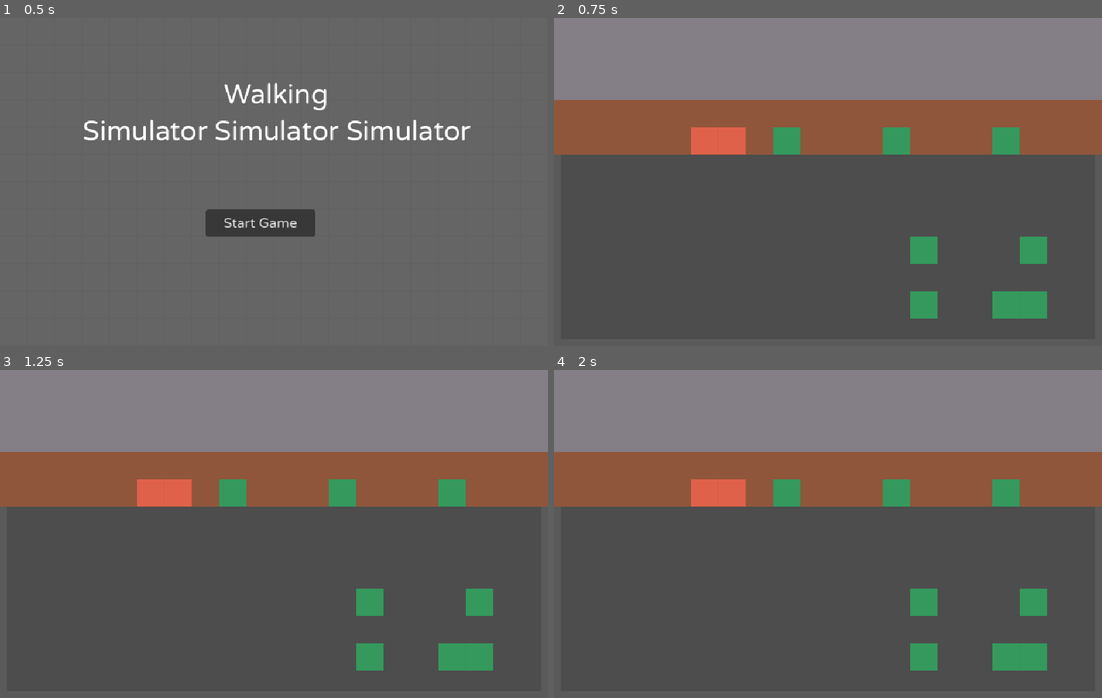
Above: before the commit, frames 1-4 (two rows, left to right).
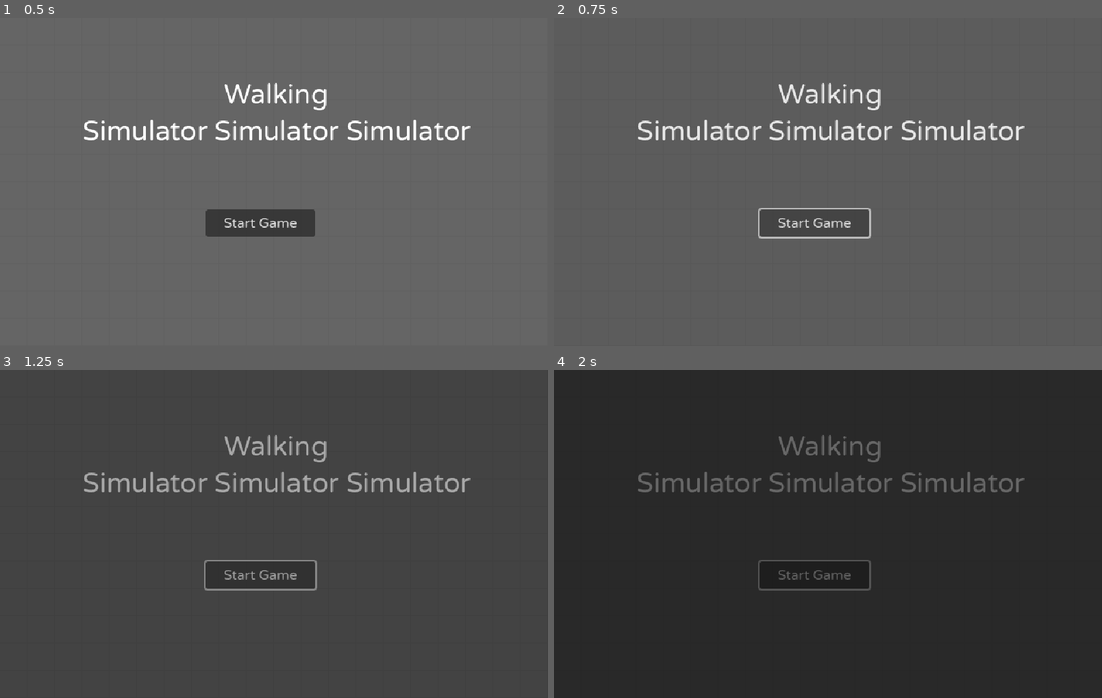
Above: after the commit, the same moments.

Repository: strawstack/MinnHax2023
Game: Godot game, scene res://main_menu.tscn
The game is run twice, just before and just after one commit, with the same random seed, the same clock (stepped at 60 frames per second) and the same inputs.
Inputs (mouse positions are in pixels of both pictures, inside the frame that each line leads up to):
- Up to frame 1 (0.5 s): no input
- Up to frame 2 (0.75 s): click "Start Game" at 0.5 s
- Up to frame 3 (1.25 s): no input
- Up to frame 4 (2 s): click (817, 573) at 1.25 s, where only the run after the commit has a clickable "Start Game"

Frame 1 is identical in both runs. In frame 2, 44% of the frame differs, in the area x 0-100%, y 0-92%; in frame 3, 46%; in frame 4, 100%, in the area x 0-100%, y 0-100%.

Commit message:
Canvas Modulate for fade in from main menu. Audio works. Events delete when stepped on. Character Switch implemented

Diff:
--- a/MinnMaxGodot/CanvasLayer.gd
+++ b/MinnMaxGodot/CanvasLayer.gd
@@ -3,6 +3,8 @@
 var CUT_OFF = 160
 var achUp = 0
 var achDown = 160
+
+var gc
 
 # Child nodes set by _ready
 var boxLeft
@@ -25,12 +27,16 @@
 var targetLabel
 var stepComplete
 
+# Track key press
+var keyPressActive = false
+
 var symbolLookup = {
 	",": true,
 	".": true
 }
 
 func _ready():
+	gc = get_tree().root.get_node("main")
 	boxLeft = get_node("textBoxLeft")
 	boxRight = get_node("textBoxRight")
 	achievementBox = get_node("achievementBox")
@@ -104,6 +110,7 @@
 
 func nextLine():
 	if index >= lines.size():
+		keyPressActive = false
 		boxLeft.set_visible(false)
 		boxRight.set_visible(false)
 		stepComplete.call()
@@ -112,10 +119,11 @@
 		index += 1
 		targetLabel.set_visible_characters(-1)
 		targetLabel.set_text(line)
+		keyPressActive = true
 
 func achievementReady(audioClip):
 	# Play audio here
-	print("Play audio here", audioClip)
+	gc.playAudio(audioClip)
 	upTimer.start()
 
 func achTweenUp(audioClip):
@@ -132,8 +140,9 @@
 	achTweenUp(audioClip)
 
 func _process(_delta):
-	if Input.is_action_just_pressed("action"):
-		nextLine()
+	if keyPressActive:
+		if Input.is_action_just_pressed("action"):
+			nextLine()
 
 func _on_up_timer_timeout():
 	achTweenDown()
--- a/MinnMaxGodot/events/caveBlumpo/data.json
+++ b/MinnMaxGodot/events/caveBlumpo/data.json
@@ -22,8 +22,8 @@
 		},
 		{
 			"type": "achievement",
-			"name": "ach_name",
-			"value": "blumbo"
+			"name": "It's meee Blumpo.",
+			"value": "blumpo"
 		},
 		{
 			"type": "text",
--- a/MinnMaxGodot/main.gd
+++ b/MinnMaxGodot/main.gd
@@ -1,13 +1,16 @@
 extends Node
 
-@export var leoNode: Node
-@export var benNode: Node
-@export var tagsNode: Node
-@export var canvasLayerNode: Node
+@export var leoNode: Node2D
+@export var benNode: Node2D
+@export var tagsNode: Node2D
+@export var canvasLayerNode: CanvasLayer
+@export var canvasModulate: CanvasModulate
+@export var audioStreams: Node2D
 
 var readyLookup = {
 	"leo": false,
-	"ben": false
+	"ben": false,
+	"light": false
 }
 
 var state = {
@@ -24,8 +27,14 @@
 	}
 }
 
+func fadeInComplete():
+	setState(func(s): s["event"] = true)
+	reportReady("light")
+	var pathName = "res://events/start/data.json"
+	tagsNode.callStartEvent(pathName)
+
 func _ready():
-	pass
+	canvasModulate.fadeIn(fadeInComplete)
 
 func reportReady(key):
 	readyLookup[key] = true
@@ -55,5 +64,8 @@
 func setState(userFunction):
 	userFunction.call(getState())
 
+func playAudio(audioClip):
+	$audioStreams.get_node(audioClip).play()
+
 func _process(_delta):
 	pass
--- a/MinnMaxGodot/main.tscn
+++ b/MinnMaxGodot/main.tscn
@@ -6,6 +6,7 @@
 [ext_resource type="Script" path="res://main.gd" id="1_wx1i1"]
 [ext_resource type="Texture2D" uid="uid://bpgeeb3gdmf5e" path="res://sketchTiles/forest.png" id="2_0b0oq"]
 [ext_resource type="Theme" uid="uid://lpqot0jjb06i" path="res://theme.tres" id="2_1g25m"]
+[ext_resource type="Script" path="res://main/CanvasModulate.gd" id="2_5cmae"]
 [ext_resource type="Script" path="res://player.gd" id="2_g2cil"]
 [ext_resource type="AudioStream" uid="uid://bljoixrikalnd" path="res://eventAudio/walk_minnmax_style.mp3" id="2_h7bwe"]
 [ext_resource type="Script" path="res://CanvasLayer.gd" id="2_kby22"]
@@ -28,7 +29,7 @@
 [ext_resource type="AudioStream" uid="uid://c82m8duvxrjq1" path="res://eventAudio/what_a_hero.mp3" id="14_5x8db"]
 [ext_resource type="AudioStream" uid="uid://disnksh83hl1a" path="res://eventAudio/bombs_havent_touched.mp3" id="15_h5rqa"]
 [ext_resource type="AudioStream" uid="uid://do005otl61peu" path="res://eventAudio/infalable.mp3" id="16_gr201"]
-[ext_resource type="AudioStream" uid="uid://bg0ndv4xi5nks" path="res://eventAudio/blumbo.mp3" id="17_xl62n"]
+[ext_resource type="AudioStream" uid="uid://bg0ndv4xi5nks" path="res://eventAudio/blumpo.mp3" id="18_qc8x5"]
 [ext_resource type="AudioStream" uid="uid://b73yrf3qf6d81" path="res://eventAudio/cave_for_people.mp3" id="18_vk0en"]
 [ext_resource type="AudioStream" uid="uid://dj2k4d0u2xpb8" path="res://eventAudio/small_cotton.mp3" id="19_nt63g"]
 [ext_resource type="AudioStream" uid="uid://dy36gmdqghsn1" path="res://eventAudio/sport_mode.mp3" id="20_r8vij"]
@@ -67,12 +68,17 @@
 sources/3 = SubResource("TileSetAtlasSource_hc6do")
 sources/4 = SubResource("TileSetAtlasSource_aathe")
 
-[node name="main" type="Node" node_paths=PackedStringArray("leoNode", "benNode", "tagsNode", "canvasLayerNode")]
+[node name="main" type="Node" node_paths=PackedStringArray("leoNode", "benNode", "tagsNode", "canvasLayerNode", "canvasModulate")]
 script = ExtResource("1_wx1i1")
 leoNode = NodePath("leo")
 benNode = NodePath("ben")
 tagsNode = NodePath("tags")
 canvasLayerNode = NodePath("CanvasLayer")
+canvasModulate = NodePath("CanvasModulate")
+
+[node name="CanvasModulate" type="CanvasModulate" parent="."]
+color = Color(0, 0, 0, 1)
+script = ExtResource("2_5cmae")
 
 [node name="audioStreams" type="Node2D" parent="."]
 
@@ -121,8 +127,8 @@
 [node name="infalable" type="AudioStreamPlayer" parent="audioStreams"]
 stream = ExtResource("16_gr201")
 
-[node name="blumbo" type="AudioStreamPlayer" parent="audioStreams"]
-stream = ExtResource("17_xl62n")
+[node name="blumpo" type="AudioStreamPlayer" parent="audioStreams"]
+stream = ExtResource("18_qc8x5")
 
 [node name="cave_for_people" type="AudioStreamPlayer" parent="audioStreams"]
 stream = ExtResource("18_vk0en")
@@ -295,7 +301,7 @@
 charName = "leo"
 
 [node name="Sprite2D" type="Sprite2D" parent="leo"]
-modulate = Color(0.878431, 0.380392, 0.290196, 1)
+modulate = Color(0.847059, 0.372549, 0.541176, 1)
 position = Vector2(16, 16)
 texture = ExtResource("1_sodhu")
 
--- /dev/null
+++ b/MinnMaxGodot/main/CanvasModulate.gd
@@ -0,0 +1,6 @@
+extends CanvasModulate
+
+func fadeIn(callback):
+	var tween = create_tween()
+	tween.tween_property(self, "color", Color.WHITE, 2)
+	tween.tween_callback(callback)
--- /dev/null
+++ b/MinnMaxGodot/mainMenu/CanvasModulate.gd
@@ -0,0 +1,6 @@
+extends CanvasModulate
+
+func fade(callback):
+	var tween = create_tween()
+	tween.tween_property(self, "color", Color.BLACK, 2)
+	tween.tween_callback(callback)
--- a/MinnMaxGodot/main_menu.gd
+++ b/MinnMaxGodot/main_menu.gd
@@ -7,4 +7,4 @@
 	pass
 
 func _on_button_pressed():
-	get_tree().change_scene_to_file("res://main.tscn")
+	$CanvasModulate.fade(func(): get_tree().change_scene_to_file("res://main.tscn"))
--- a/MinnMaxGodot/main_menu.tscn
+++ b/MinnMaxGodot/main_menu.tscn
@@ -1,8 +1,9 @@
-[gd_scene load_steps=6 format=3 uid="uid://628xhc6hv2oe"]
+[gd_scene load_steps=7 format=3 uid="uid://628xhc6hv2oe"]
 
 [ext_resource type="Script" path="res://main_menu.gd" id="1_87bu0"]
 [ext_resource type="Texture2D" uid="uid://djffunt6no6gc" path="res://white_cell.png" id="1_cpk18"]
 [ext_resource type="Theme" uid="uid://lpqot0jjb06i" path="res://theme.tres" id="2_g5r2d"]
+[ext_resource type="Script" path="res://mainMenu/CanvasModulate.gd" id="2_kll2d"]
 
 [sub_resource type="TileSetAtlasSource" id="TileSetAtlasSource_b4any"]
 texture = ExtResource("1_cpk18")
@@ -15,6 +16,9 @@
 
 [node name="MainMenu" type="Node"]
 script = ExtResource("1_87bu0")
+
+[node name="CanvasModulate" type="CanvasModulate" parent="."]
+script = ExtResource("2_kll2d")
 
 [node name="Background" type="TileMap" parent="."]
 modulate = Color(0.396078, 0.396078, 0.396078, 1)
--- a/MinnMaxGodot/tags.gd
+++ b/MinnMaxGodot/tags.gd
@@ -13,17 +13,26 @@
 	canvasLayerNode = gc.getCanvasLayer()
 	for child in get_children():
 		var hashCell = gc.hashCell(gc.worldToCell(child.get_global_position()))
-		tagLookup[hashCell] = child.name
+		tagLookup[hashCell] = child
+
+func callStartEvent(pathName):
+	var jsonString = readFile(pathName)
+	var data = parseJSON(jsonString)
+	startEvent(data.data)
+
+func removeEvent(hashCell, eventNode):
+	tagLookup.erase(hashCell)
+	eventNode.set_visible(false)
 
 func triggerEvent(cell):
 	var hashCell = gc.hashCell(cell)
 	if hashCell in tagLookup:
 		gc.setState(func(s): s["event"] = true)
-		var eventName = tagLookup[hashCell]
+		var eventNode = tagLookup[hashCell]
+		var eventName = eventNode.name
 		var pathName = "res://events/" + eventName + "/data.json"
-		var jsonString = readFile(pathName)
-		var data = parseJSON(jsonString)
-		startEvent(data.data)
+		removeEvent(hashCell, eventNode)
+		callStartEvent(pathName)
 
 func readFile(pathName):
 	var file = FileAccess.open(pathName, FileAccess.READ)
@@ -54,6 +63,13 @@
 			handleText(step["name"], step["value"])
 		elif step["type"] == "achievement":
 			handleAchievement(step["name"], step["value"])
+		elif step["type"] == "function":
+			if step["name"] == "switch":
+				handleSwitch(step["value"])
+			else:
+				print("Warning: ", step["type"], ": ", step["name"])
+		else:
+			print("Warning: ", step["type"])
 
 func handleText(charName, value):
 	canvasLayerNode.showText(charName, value, stepComplete)
@@ -62,6 +78,10 @@
 	canvasLayerNode.showAchievement(achName, value)
 	stepComplete()
 
+func handleSwitch(charName):
+	gc.setState(func(s): s["active_char"] = charName)
+	stepComplete()
+
 func stepComplete():
 	nextStep()
 
Not shown, removed: MinnMaxGodot/eventAudio/blumbo.mp3.import
Not shown, added: MinnMaxGodot/eventAudio/blumpo.mp3.import
Not shown: 1 places in MinnMaxGodot/main.tscn that only renumber resources
Not shown, added: MinnMaxGodot/eventAudio/blumpo.mp3
